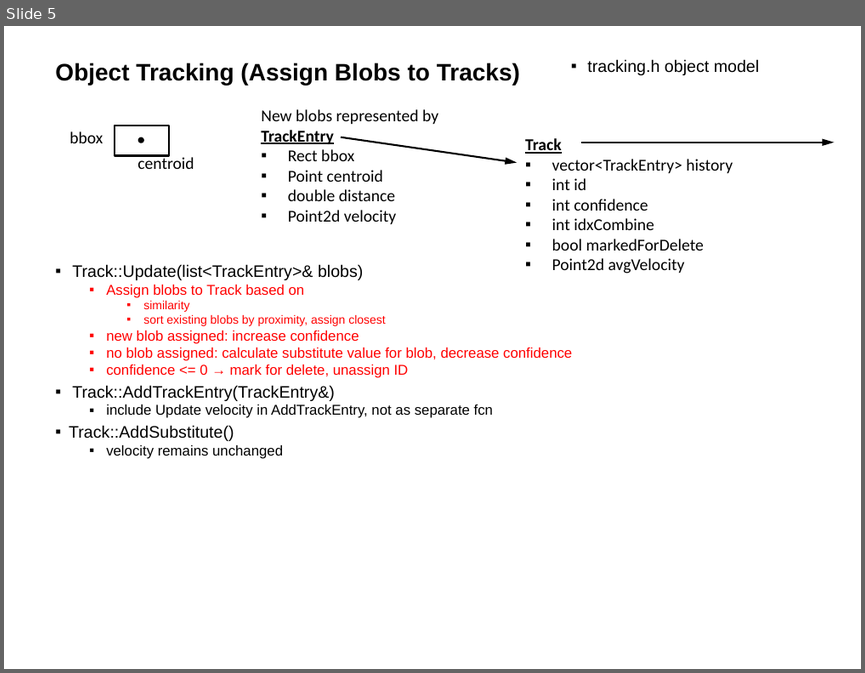
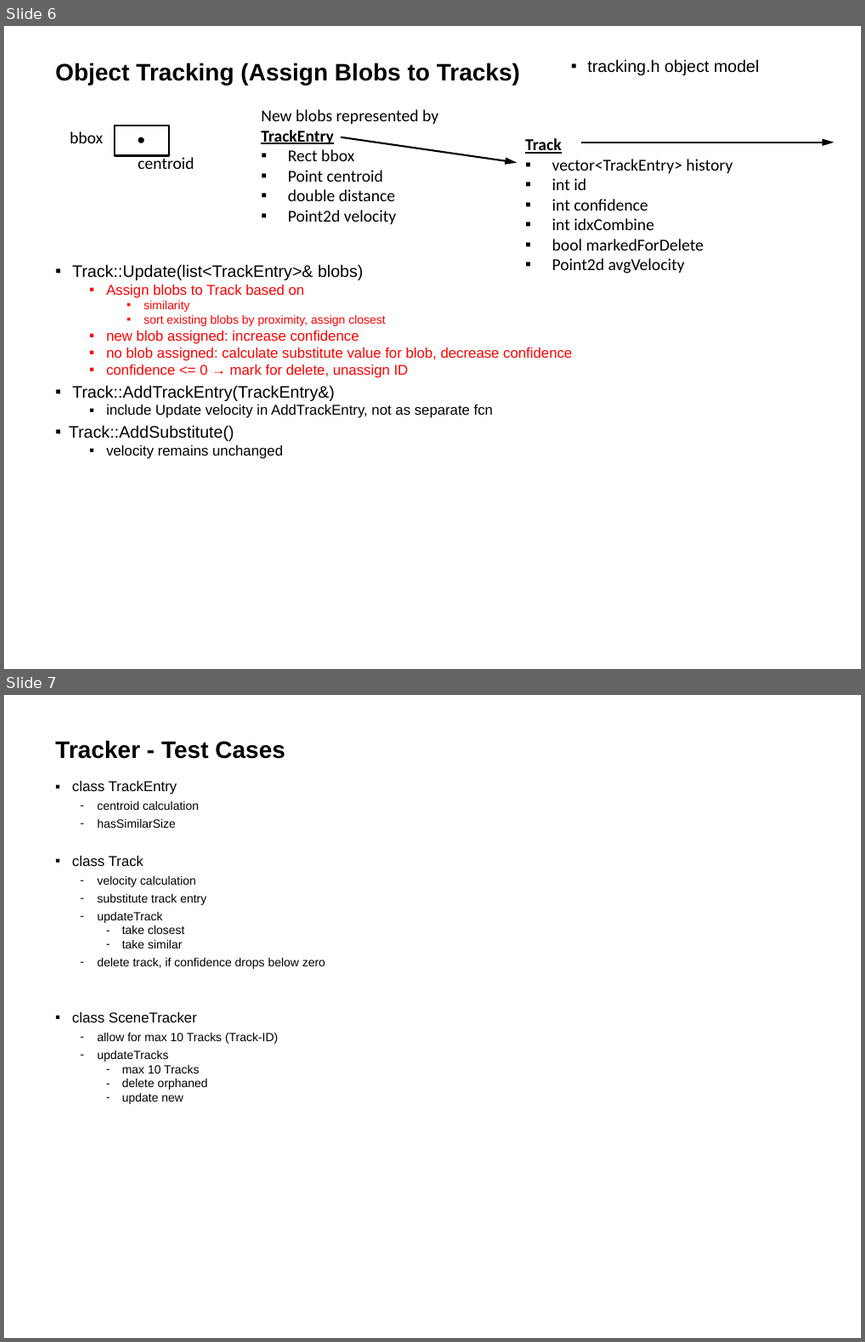
Before and after one commit to HwyToHell/CarCount, a slide deck: MotionDetection+ObjectTrackingV4.pptx. Shown one above the other, each under a label of ours: slide 5 before the commit, slides 6 and 7 after it. The pictures are 865x673 and 865x1342 pixels, drawn with LibreOffice and Linux fonts; fonts in the diff are those of the drawing. Boxes give left, top, right and bottom in pixels: in the first picture for what was removed or moved away, otherwise in the second. Text is boxed around its words. In the diff, an @@ line names an element or a change of style, - is before the commit and + after.

```diff
--- a/MotionDetection+ObjectTrackingV4.pptx
+++ b/MotionDetection+ObjectTrackingV4.pptx
@@ slide 7 added at (4,695,861,1338), background #FFFFFF @@
@@ title added at (55,740,285,759), 20 pt, text #000000, bold @@
+Tracker - Test Cases
@@ text added at (72,781,325,1104), 10 pt, text #000000 @@
+▪ class TrackEntry
+  – centroid calculation
+  – hasSimilarSize
+▪ class Track
+  – velocity calculation
+  – substitute track entry
+  – updateTrack
+    – take closest
+    – take similar
+  – delete track, if confidence drops below zero
+▪ class SceneTracker
+  – allow for max 10 Tracks (Track-ID)
+  – updateTracks
+    – max 10 Tracks
+    – delete orphaned
+    – update new
@@ what was slide 5 is now slide 6 @@
```
Also in this commit, not shown: 1 other slide added, 10 other files.
